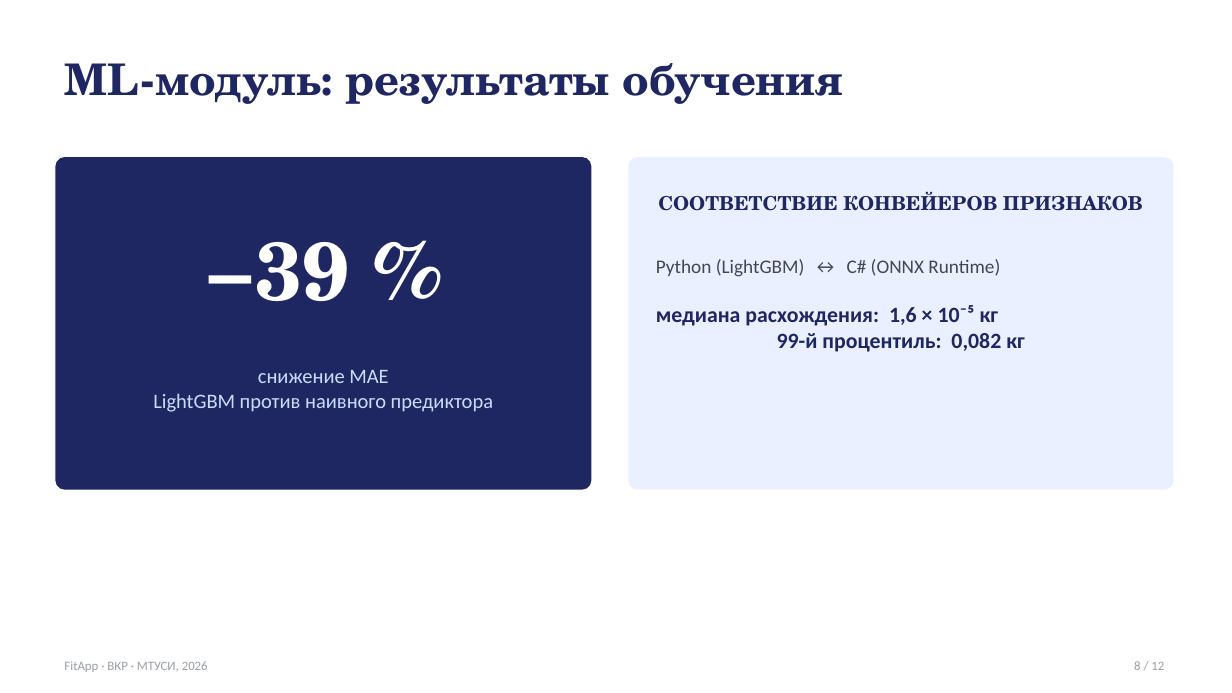
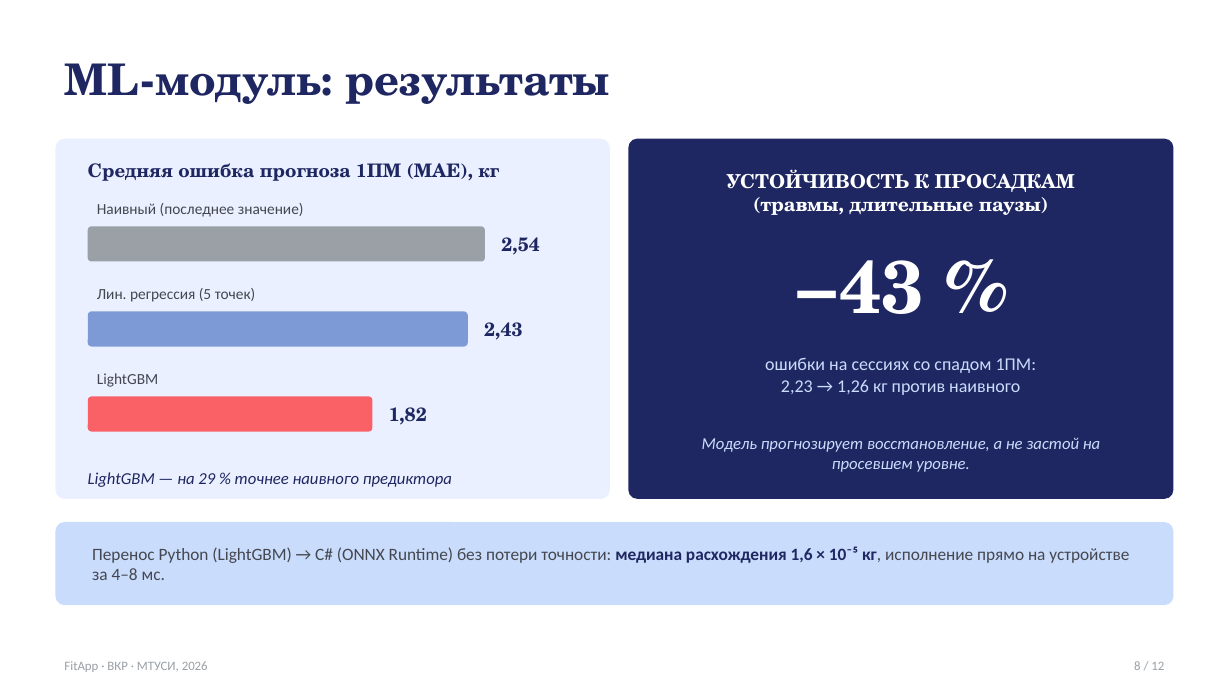
Before and after one commit to Gerasash/FitApp, a slide deck: slide 1 of VKR/presentation/drafts/slide_08.pptx. Drawn at 1232x693 pixels with LibreOffice and Linux fonts; fonts in the diff are those of the drawing. Boxes give left, top, right and bottom in pixels: in the first picture for what was removed or moved away, otherwise in the second. Text is boxed around its words. In the diff, an @@ line names an element or a change of style, - is before the commit and + after.

```diff
--- a/VKR/presentation/drafts/slide_08.pptx
+++ b/VKR/presentation/drafts/slide_08.pptx
@@ text at [64, 63, 610, 104]: text changed @@
-ML-модуль: результаты обучения
+ML-модуль: результаты
@@ rounded rectangle: place and size @@
-rounded rectangle at [55, 157, 592, 490]
+rounded rectangle at [55, 139, 610, 499]
@@ rounded rectangle at [55, 139, 610, 499]: fill #1E2761 to #EAF0FF; proportions changed @@
@@ rounded rectangle: place and size @@
-rounded rectangle at [628, 157, 1174, 490]
+rounded rectangle at [628, 139, 1174, 499]
@@ rounded rectangle at [628, 139, 1174, 499]: fill #EAF0FF to #1E2761; proportions changed @@
@@ text added at [88, 163, 499, 181], 14.5 pt, text #1E2761, bold @@
+Средняя ошибка прогноза 1ПМ (MAE), кг
@@ text added at [727, 169, 1075, 215], 15 pt, text #FFFFFF, bold @@
+УСТОЙЧИВОСТЬ К ПРОСАДКАМ
+(травмы, длительные паузы)
@@ text added at [97, 203, 304, 217], 12 pt, text #44474F @@
+Наивный (последнее значение)
@@ text removed at [658, 192, 1143, 211] @@
-СООТВЕТСТВИЕ КОНВЕЙЕРОВ ПРИЗНАКОВ
@@ rounded rectangle added at [88, 226, 485, 262], fill #9AA0A6 @@
@@ text added at [501, 237, 539, 255], 15 pt, text #1E2761, bold @@
+2,54
@@ text removed at [205, 242, 349, 301] @@
-−39 %
@@ text removed at [656, 259, 1025, 352] @@
-Python (LightGBM) ↔ C# (ONNX Runtime)
-медиана расхождения: 1,6 × 10⁻⁵ кг
-99-й процентиль: 0,082 кг
@@ text added at [794, 260, 924, 314], 58 pt, text #FFFFFF, bold @@
+−43 %
@@ text added at [97, 288, 256, 302], 12 pt, text #44474F @@
+Лин. регрессия (5 точек)
@@ rounded rectangle added at [88, 311, 468, 347], fill #7E9AD6 @@
@@ text added at [484, 322, 522, 340], 15 pt, text #1E2761, bold @@
+2,43
@@ text added at [765, 358, 1036, 395], 14 pt, text #CADCFC @@
+ошибки на сессиях со спадом 1ПМ:
+2,23 → 1,26 кг против наивного
@@ text added at [97, 373, 158, 387], 12 pt, text #44474F @@
+LightGBM
@@ rounded rectangle added at [88, 396, 372, 432], fill #F96167 @@
@@ text added at [389, 407, 427, 425], 15 pt, text #1E2761, bold @@
+1,82
@@ text added at [702, 437, 1100, 472], 13 pt, text #CADCFC, italic @@
+Модель прогнозирует восстановление, а не застой на просевшем уровне.
@@ text at [88, 472, 452, 487]: text changed; size 16 to 13 pt; text colour #CADCFC to #1E2761; italic on @@
-снижение MAE
-LightGBM против наивного предиктора
+LightGBM — на 29 % точнее наивного предиктора
@@ rounded rectangle added at [55, 522, 1174, 605], fill #CADCFC @@
@@ text added at [92, 546, 1129, 580], 13.5 pt, text #44474F @@
+Перенос Python (LightGBM) → C# (ONNX Runtime) без потери точности: медиана расхождения 1,6 × 10⁻⁵ кг, исполнение прямо на устройстве за 4–8 мс.
```
Also in this commit, not shown: 23 other files.
